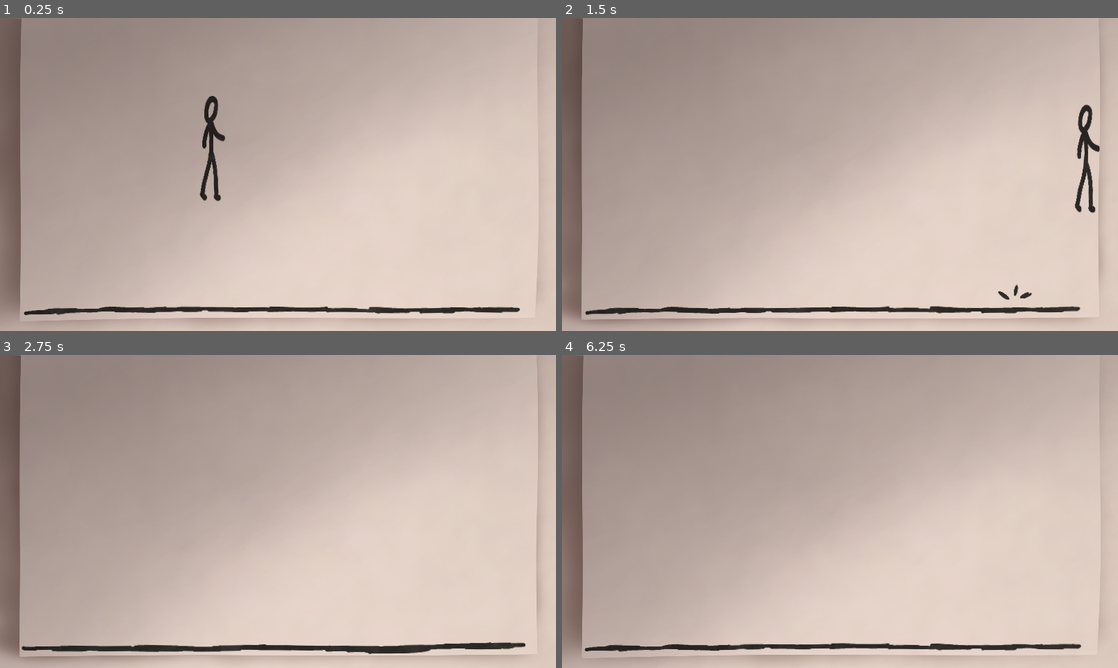
Above: before the commit, frames 1-4 (two rows, left to right).
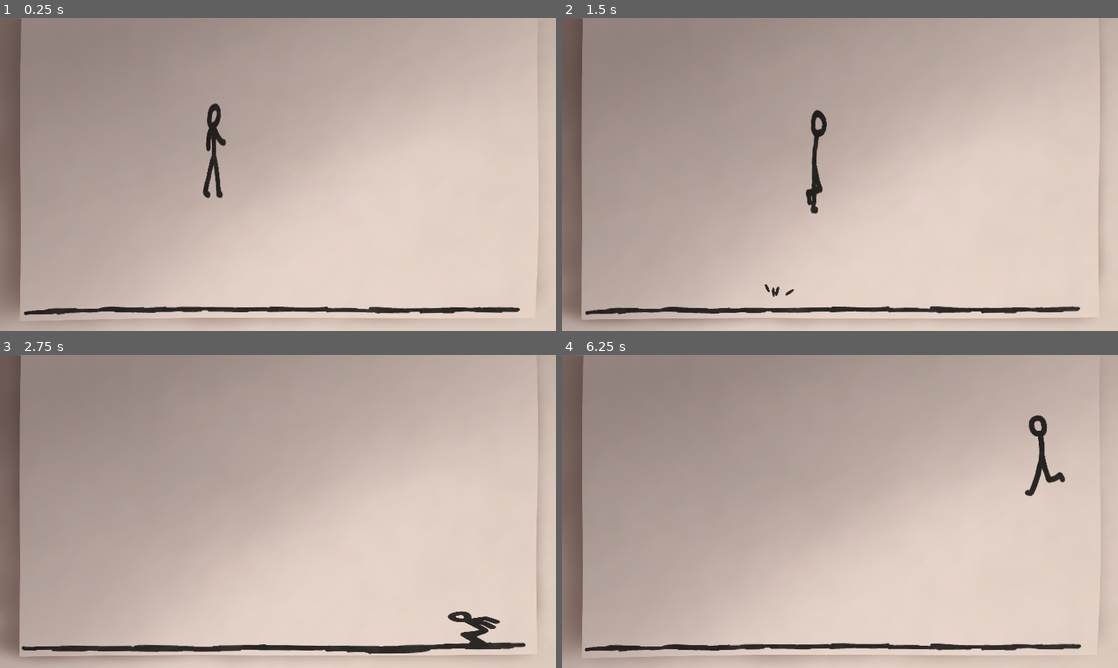
Above: after the commit, the same moments.

Repository: TheMammothManRemastered/unaboidable
Game: Godot game, scene res://world/world.tscn
The game is run twice, just before and just after one commit, with the same random seed, the same clock (stepped at 60 frames per second) and the same inputs.
Inputs:
- Up to frame 1 (0.25 s): no input
- Up to frame 2 (1.5 s): hold C (jump) 0.53-1.28 s; hold Right (move_right) from 0.53 s (still down); tap C (jump) at 1.35 s
- Up to frame 3 (2.75 s): tap C (jump) at 1.52, 1.82 s; release Right (move_right) at 2.03 s; hold Left (move_left) from 2.03 s (still down); hold C (jump) from 2.03 s (still down)
- Up to frame 4 (6.25 s): release Left (move_left) at 2.78 s; release C (jump) at 2.78 s; hold Right (move_right) 2.78-4.28 s; tap C (jump) at 2.85, 3.02, 3.32, 4.35, 4.52, 4.82, 5.85, 6.02 s; hold C (jump) 3.53-4.28 s; hold Left (move_left) 4.28-5.03 s; hold Right (move_right) 5.03-5.78 s; hold C (jump) 5.03-5.78 s; hold Left (move_left) from 5.78 s (still down)

The runs differ from the first frame. In frame 1, 0.7% of the frame differs, in the area x 35-41%, y 24-59%; in frame 2, 1.3%, in the area x 36-97%, y 27-90%; in frame 3, 0.4%; in frame 4, 0.5%.

Commit message:
Added some (unfinished) animations

Diff:
--- a/player/player.gd
+++ b/player/player.gd
@@ -5,6 +5,7 @@
 const MAX_WALK := 750.0
 const GROUND_DECEL := 6000.0
 const AIR_DECEL := 4000.0
+const JUMP_CHARGE_DECEL := 1500.0
 
 const GRAVITY_FAST   := 4080.0
 const GRAVITY_NORMAL := 2800.0
@@ -22,10 +23,11 @@
 var facing_direction := +1 ## -1 if facing left, +1 if facing right
 
 ##- Nodes -##
-@onready var visuals: Node2D = $Visuals
-@onready var jump_particles: CPUParticles2D = $Node/CanvasGroup/JumpParticles
+@onready var visuals: Node2D = %Visuals
+@onready var jump_particles: CPUParticles2D = %JumpParticles
+@onready var player_sprite: AnimatedSprite2D = %PlayerSprite
 
-func _physics_process(delta: float) -> void:
+func _process(delta: float) -> void:
 	# Add the gravity.
 	if not is_on_floor():
 		var gravity = GRAVITY_FAST if Input.is_action_pressed("move_down") else GRAVITY_NORMAL
@@ -41,7 +43,8 @@
 		jump_particles.restart()
 
 	# 	- jump charge
-	if Input.is_action_pressed("jump") and is_on_floor():
+	var is_charging_jump = Input.is_action_pressed("jump") and is_on_floor()
+	if is_charging_jump:
 		jump_charge_time += delta
 		var jump_progress = min(jump_charge_time / JUMP_MAX_CHARGE_TIME, 1.0)
 		squish = lerp(1.0, 0.7, jump_progress)
@@ -51,20 +54,28 @@
 
 	# Get the input direction and handle the movement/deceleration.
 	var direction := Input.get_axis("move_left", "move_right")
-	if direction != 0:
+	if direction != 0 and not is_charging_jump:
 		# instant reverse
-		if is_on_floor() and not Input.is_action_pressed("jump"):
+		if is_on_floor() and not is_charging_jump:
 			if sign(velocity.x) != sign(direction): velocity.x *= -1
 
 		velocity.x = move_toward(velocity.x, direction * MAX_WALK, ACCEL * delta)
 	else:
-		var decel = GROUND_DECEL if is_on_floor() else AIR_DECEL
+		var decel: float
+		if is_charging_jump: decel = JUMP_CHARGE_DECEL
+		elif is_on_floor(): decel = GROUND_DECEL
+		else: decel = AIR_DECEL
+
 		velocity.x = move_toward(velocity.x, 0, decel * delta)
 
 	# facing direction
 	if is_on_floor():
 		if velocity.x < 0: facing_direction = -1
 		elif velocity.x > 0: facing_direction = +1
+
+	# set current animation
+	var animation_track = get_current_animation()
+	if player_sprite.animation != animation_track: player_sprite.play(animation_track)
 
 	# squash and stretch
 	if not is_on_floor():
@@ -77,3 +88,17 @@
 	visuals.scale.x *= facing_direction
 
 	move_and_slide()
+
+func get_current_animation() -> String:
+	if is_on_floor():
+		if Input.is_action_pressed("jump"):
+			return "crouch"
+		if abs(velocity.x) > 0:
+			return "run"
+		else:
+			return "idle"
+	else:
+		if abs(velocity.y) < 0:
+			return "rising"
+		else:
+			return "falling"
--- a/player/player.tscn
+++ b/player/player.tscn
@@ -1,9 +1,16 @@
-[gd_scene load_steps=13 format=3 uid="uid://bd52wxgkn7xto"]
+[gd_scene load_steps=21 format=3 uid="uid://bd52wxgkn7xto"]
 
 [ext_resource type="Script" path="res://player/player.gd" id="1_qpvai"]
 [ext_resource type="Shader" path="res://art/marker.gdshader" id="2_k7hww"]
 [ext_resource type="Texture2D" uid="uid://bagnkt67v3352" path="res://art/marker_texture_black.png" id="3_8mfqh"]
-[ext_resource type="Texture2D" uid="uid://dkh2girwy5yux" path="res://player/sprites/player_full_reference.png" id="4_fhymh"]
+[ext_resource type="Texture2D" uid="uid://dqjumfl4bubme" path="res://player/sprites/jump/crouch0.png" id="4_cwkpo"]
+[ext_resource type="Texture2D" uid="uid://b2tyq2jmtaais" path="res://player/sprites/running/run0.png" id="4_hbmp4"]
+[ext_resource type="Texture2D" uid="uid://gyvx3b5anfg2" path="res://player/sprites/idle/idle0.png" id="4_jd6u2"]
+[ext_resource type="Texture2D" uid="uid://cg701namy701y" path="res://player/sprites/jump/crouch1.png" id="5_srll3"]
+[ext_resource type="Texture2D" uid="uid://d3v5vrppjeapy" path="res://player/sprites/running/run1.png" id="5_wo4hc"]
+[ext_resource type="Texture2D" uid="uid://boxoxsvmaoxrx" path="res://player/sprites/running/run2.png" id="6_4nqqa"]
+[ext_resource type="Texture2D" uid="uid://cair4k2vso5jy" path="res://player/sprites/running/run3.png" id="7_hs41j"]
+[ext_resource type="Texture2D" uid="uid://blhdf6rqeva5b" path="res://player/sprites/running/run4.png" id="8_xtgfk"]
 
 [sub_resource type="RectangleShape2D" id="RectangleShape2D_65lrr"]
 size = Vector2(96, 173)
@@ -20,6 +27,48 @@
 shader_parameter/noise_scale = 0.003
 shader_parameter/noise_texture = SubResource("NoiseTexture2D_ai8ok")
 shader_parameter/marker_texture = ExtResource("3_8mfqh")
+
+[sub_resource type="SpriteFrames" id="SpriteFrames_7keir"]
+animations = [{
+"frames": [{
+"duration": 1.0,
+"texture": ExtResource("4_cwkpo")
+}, {
+"duration": 1.0,
+"texture": ExtResource("5_srll3")
+}],
+"loop": false,
+"name": &"crouch",
+"speed": 6.0
+}, {
+"frames": [{
+"duration": 1.0,
+"texture": ExtResource("4_jd6u2")
+}],
+"loop": true,
+"name": &"idle",
+"speed": 12.0
+}, {
+"frames": [{
+"duration": 1.0,
+"texture": ExtResource("4_hbmp4")
+}, {
+"duration": 1.0,
+"texture": ExtResource("5_wo4hc")
+}, {
+"duration": 1.0,
+"texture": ExtResource("6_4nqqa")
+}, {
+"duration": 1.0,
+"texture": ExtResource("7_hs41j")
+}, {
+"duration": 1.0,
+"texture": ExtResource("8_xtgfk")
+}],
+"loop": true,
+"name": &"run",
+"speed": 12.0
+}]
 
 [sub_resource type="Gradient" id="Gradient_s7c5y"]
 offsets = PackedFloat32Array(0, 0.943662, 1)
@@ -47,14 +96,18 @@
 shape = SubResource("RectangleShape2D_65lrr")
 
 [node name="Visuals" type="Node2D" parent="."]
+unique_name_in_owner = true
 
 [node name="CanvasGroup" type="CanvasGroup" parent="Visuals"]
 material = SubResource("ShaderMaterial_re8hb")
 
-[node name="Sprite2D" type="Sprite2D" parent="Visuals/CanvasGroup"]
-position = Vector2(-23, -93)
-scale = Vector2(0.43957, 0.43957)
-texture = ExtResource("4_fhymh")
+[node name="PlayerSprite" type="AnimatedSprite2D" parent="Visuals/CanvasGroup"]
+unique_name_in_owner = true
+position = Vector2(0, -103)
+scale = Vector2(0.483371, 0.483371)
+sprite_frames = SubResource("SpriteFrames_7keir")
+animation = &"crouch"
+autoplay = "idle"
 
 [node name="Node" type="Node" parent="."]
 
@@ -62,6 +115,7 @@
 material = SubResource("ShaderMaterial_re8hb")
 
 [node name="JumpParticles" type="CPUParticles2D" parent="Node/CanvasGroup"]
+unique_name_in_owner = true
 emitting = false
 amount = 4
 lifetime = 0.4
Binary file added: player/sprites/idle/idle0.png
Not shown, added: player/sprites/idle/idle0.png.import
Binary file added: player/sprites/jump/crouch0.png
Not shown, added: player/sprites/jump/crouch0.png.import
Binary file added: player/sprites/jump/crouch1.png
Not shown, added: player/sprites/jump/crouch1.png.import
Binary file added: player/sprites/running/run0.png
Not shown, added: player/sprites/running/run0.png.import
Binary file added: player/sprites/running/run1.png
Not shown, added: player/sprites/running/run1.png.import
Binary file added: player/sprites/running/run2.png
Not shown, added: player/sprites/running/run2.png.import
(and 5 more such lines)
